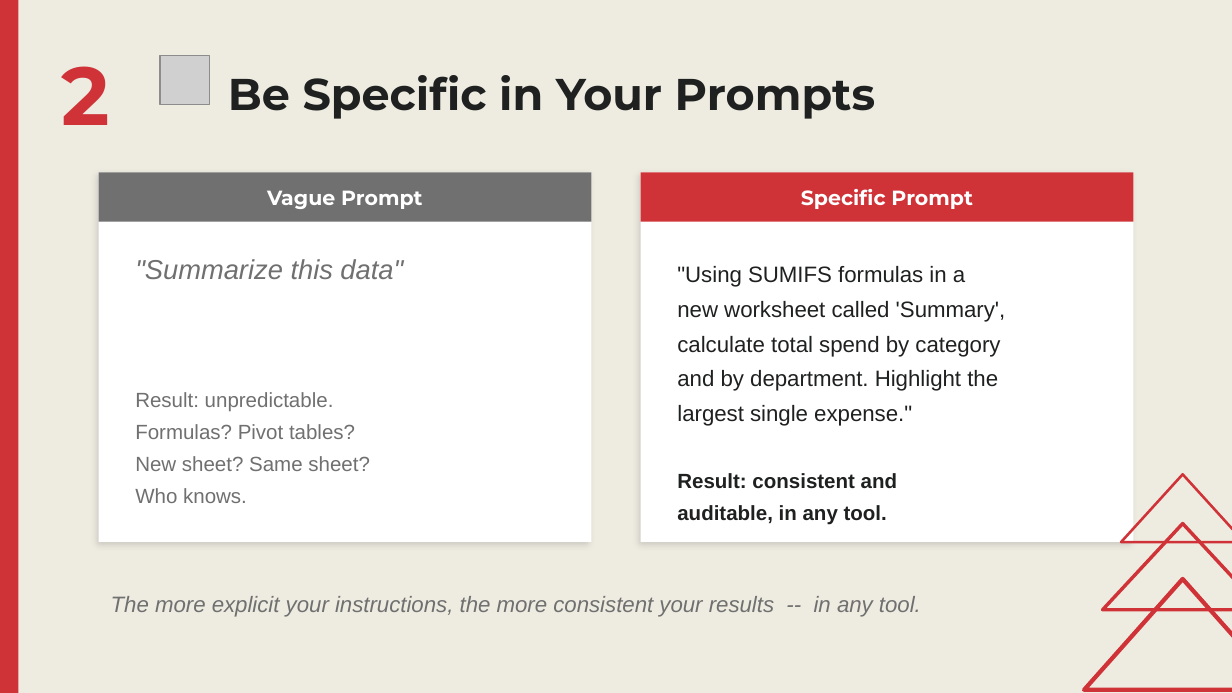
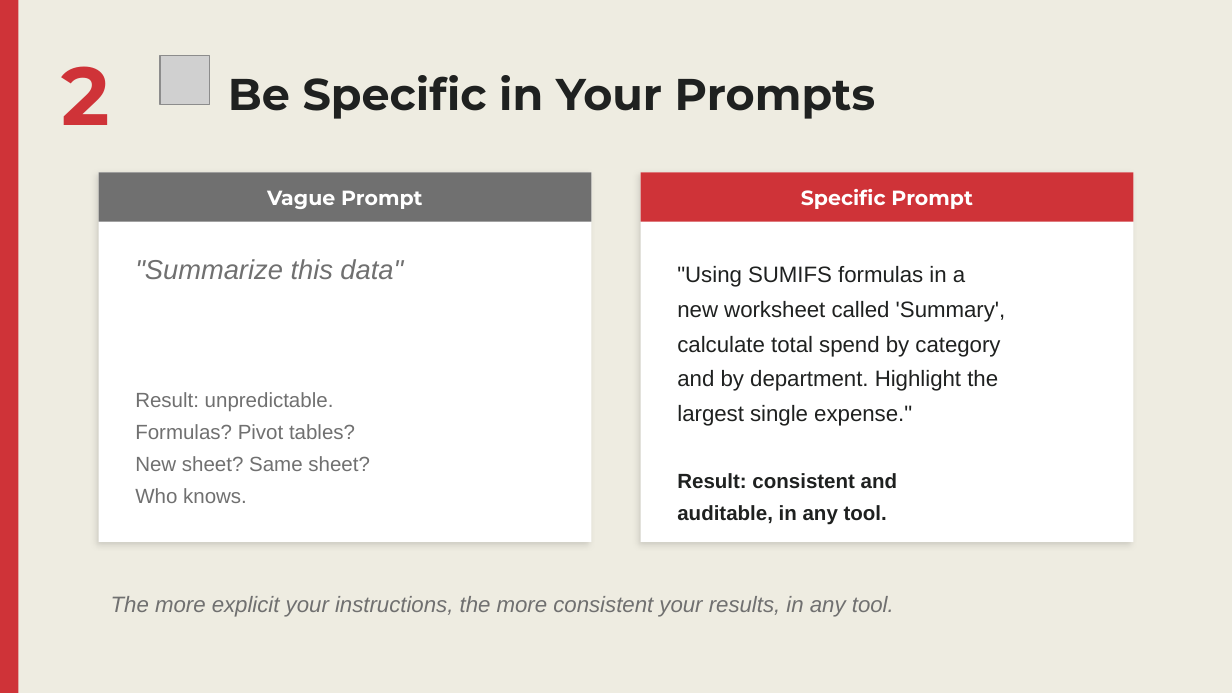
Before and after one commit to stringfestdata/copilot-opus-vs-claude-excel-addin, a slide deck: slide 17 of Copilot vs Claude Slides.pptx. Drawn at 1232x693 pixels with LibreOffice and Linux fonts; fonts in the diff are those of the drawing; grey boxes stand for pictures. Boxes give left, top, right and bottom in pixels: in the first picture for what was removed or moved away, otherwise in the second. Text is boxed around its words. In the diff, an @@ line names an element or a change of style, - is before the commit and + after.

```diff
--- a/Copilot vs Claude Slides.pptx
+++ b/Copilot vs Claude Slides.pptx
@@ triangle removed at bbox=[1121, 474, 1232, 542] @@
@@ triangle removed at bbox=[1103, 524, 1232, 610] @@
@@ text at bbox=[111, 596, 894, 617]: text changed @@
-The more explicit your instructions, the more consistent your results -- in any tool.
+The more explicit your instructions, the more consistent your results, in any tool.
@@ triangle removed at bbox=[1084, 579, 1232, 690] @@
```
Also in this commit, not shown: 24 other slides changed, 5 other files.
